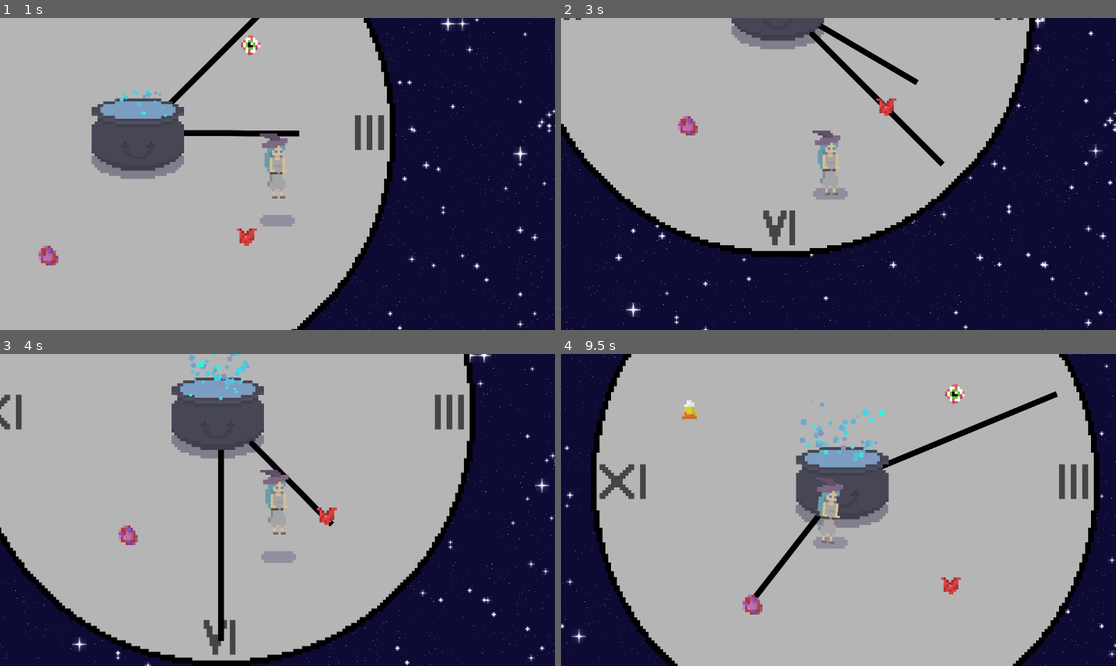
Above: before the commit, frames 1-4 (two rows, left to right).
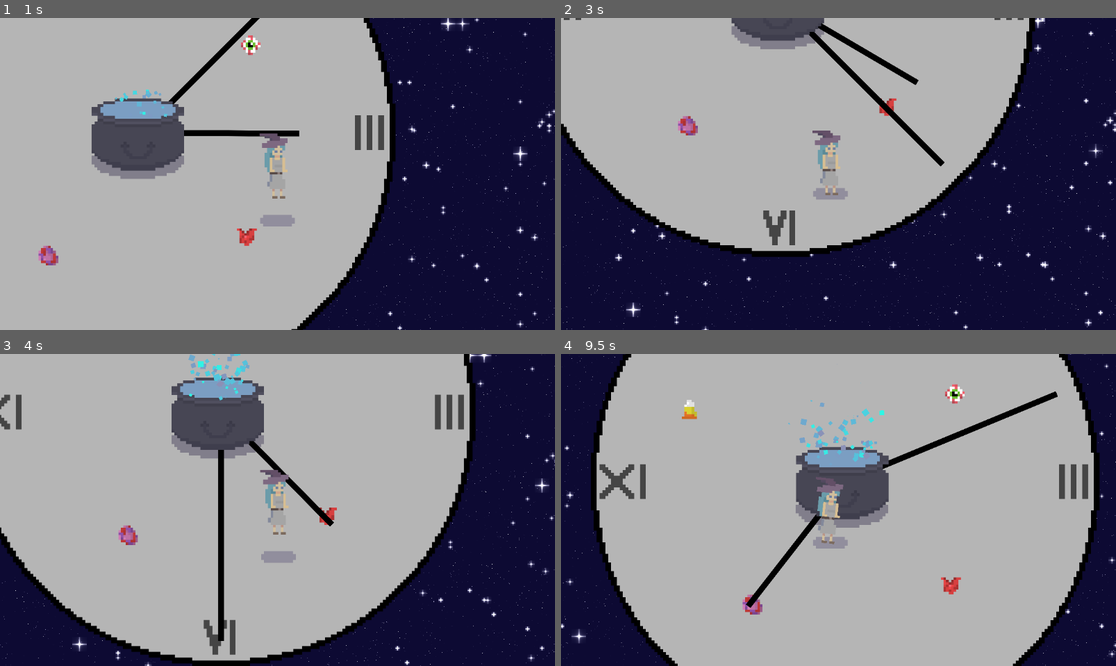
Above: after the commit, the same moments.

Repository: arrowira/miniJam189
Game: Godot game, scene res://Scenes/main.tscn
Two runs of this game, one before a commit and one after it. Both use one fixed random seed, a clock stepped at 60 frames per second and the inputs below.
Inputs:
- Up to frame 1 (1 s): hold A (right) from 0.53 s (still down); tap Space (jump) at 0.77 s
- Up to frame 2 (3 s): release A (right) at 1.28 s; hold S (down) 1.28-2.03 s; tap Space (jump) at 1.52 s; hold A (right) 2.03-2.78 s; hold W (up) from 2.78 s (still down)
- Up to frame 3 (4 s): tap Space (jump) at 3.02, 3.77 s; release W (up) at 3.53 s; hold D (left) from 3.53 s (still down)
- Up to frame 4 (9.5 s): tap Space (jump) at 4.52, 6.02, 6.77, 7.52, 9.02 s; release D (left) at 5.03 s; hold S (down) 5.03-5.78 s; hold A (right) 5.78-6.53 s; hold W (up) 6.53-7.28 s; hold A (right) 7.28-8.03 s; hold S (down) 8.03-8.78 s; hold D (left) from 8.78 s (still down)

Frame 1 is identical in both runs. In frame 2, less than 0.1% of the frame differs, in the area x 56-60%, y 25-31%; in frame 3, less than 0.1%; in frame 4, less than 0.1%.

Commit message:
item ordering and color fix

Diff:
--- a/minijam189/Scenes/CandyCorn.tscn
+++ b/minijam189/Scenes/CandyCorn.tscn
@@ -9,6 +9,7 @@
 [node name="CandyCorn" type="Node2D"]
 
 [node name="Candy" type="Area2D" parent="."]
+z_index = -80
 scale = Vector2(10, 10)
 collision_layer = 2
 collision_mask = 2
--- a/minijam189/Scenes/Eyeball.tscn
+++ b/minijam189/Scenes/Eyeball.tscn
@@ -7,6 +7,7 @@
 size = Vector2(8, 8)
 
 [node name="Eyeball" type="Node2D"]
+z_index = -80
 
 [node name="Eye" type="Area2D" parent="."]
 scale = Vector2(10, 10)
--- a/minijam189/Scenes/Heart.tscn
+++ b/minijam189/Scenes/Heart.tscn
@@ -7,6 +7,7 @@
 size = Vector2(8, 8)
 
 [node name="Heart" type="Node2D"]
+z_index = -80
 
 [node name="Heart" type="Area2D" parent="."]
 scale = Vector2(10, 10)
--- a/minijam189/Scenes/StrangeLump.tscn
+++ b/minijam189/Scenes/StrangeLump.tscn
@@ -7,6 +7,7 @@
 size = Vector2(8, 8)
 
 [node name="StrangeLump" type="Node2D"]
+z_index = -80
 
 [node name="Lump" type="Area2D" parent="."]
 scale = Vector2(10, 10)
--- a/minijam189/Scenes/VoidEssence.tscn
+++ b/minijam189/Scenes/VoidEssence.tscn
@@ -7,6 +7,7 @@
 size = Vector2(8, 8)
 
 [node name="VoidEssence" type="Node2D"]
+z_index = -80
 
 [node name="Void" type="Area2D" parent="."]
 scale = Vector2(10, 10)
--- a/minijam189/Scenes/player.tscn
+++ b/minijam189/Scenes/player.tscn
@@ -89,6 +89,33 @@
 "values": [0.0, 0.176278, -0.178024, 0.0]
 }
 
+[sub_resource type="Animation" id="Animation_jt7xm"]
+resource_name = "slip"
+tracks/0/type = "value"
+tracks/0/imported = false
+tracks/0/enabled = true
+tracks/0/path = NodePath("Sprite2D:rotation")
+tracks/0/interp = 1
+tracks/0/loop_wrap = true
+tracks/0/keys = {
+"times": PackedFloat32Array(0, 0.5),
+"transitions": PackedFloat32Array(0.31864, 0.707106),
+"update": 0,
+"values": [0.0, -1.5708]
+}
+tracks/1/type = "value"
+tracks/1/imported = false
+tracks/1/enabled = true
+tracks/1/path = NodePath("Sprite2D:position")
+tracks/1/interp = 1
+tracks/1/loop_wrap = true
+tracks/1/keys = {
+"times": PackedFloat32Array(0, 0.5),
+"transitions": PackedFloat32Array(0.420448, 61.82),
+"update": 0,
+"values": [Vector2(-1, 0), Vector2(-1, 152)]
+}
+
 [sub_resource type="Animation" id="Animation_du7r7"]
 resource_name = "walk"
 length = 0.4
@@ -104,33 +131,6 @@
 "transitions": PackedFloat32Array(1, 1, 1, 1),
 "update": 0,
 "values": [0.0, 0.326377, -0.326377, 0.0]
-}
-
-[sub_resource type="Animation" id="Animation_jt7xm"]
-resource_name = "slip"
-tracks/0/type = "value"
-tracks/0/imported = false
-tracks/0/enabled = true
-tracks/0/path = NodePath("Sprite2D:rotation")
-tracks/0/interp = 1
-tracks/0/loop_wrap = true
-tracks/0/keys = {
-"times": PackedFloat32Array(0, 0.5),
-"transitions": PackedFloat32Array(0.31864, 0.707106),
-"update": 0,
-"values": [0.0, -1.5708]
-}
-tracks/1/type = "value"
-tracks/1/imported = false
-tracks/1/enabled = true
-tracks/1/path = NodePath("Sprite2D:position")
-tracks/1/interp = 1
-tracks/1/loop_wrap = true
-tracks/1/keys = {
-"times": PackedFloat32Array(0, 0.5),
-"transitions": PackedFloat32Array(0.420448, 61.82),
-"update": 0,
-"values": [Vector2(-1, 0), Vector2(-1, 152)]
 }
 
 [sub_resource type="AnimationLibrary" id="AnimationLibrary_xbr2r"]
--- a/minijam189/Scripts/PlayerInventory.gd
+++ b/minijam189/Scripts/PlayerInventory.gd
@@ -18,7 +18,7 @@
 func getColor():
 	match ItemID:
 		1:
-			return Color.WHITE
+			return Color.ANTIQUE_WHITE
 		2:
 			return Color.RED
 		3:
@@ -45,7 +45,7 @@
 			ItemID = 4
 			Texture = "res://sprites/CandyCorn.png"
 		"Void":
-			ItemID = 4
+			ItemID = 5
 			Texture = "res://sprites/VoidEssence.png"
 	var sprite = Sprite2D.new()
 	sprite.texture = load(Texture)
